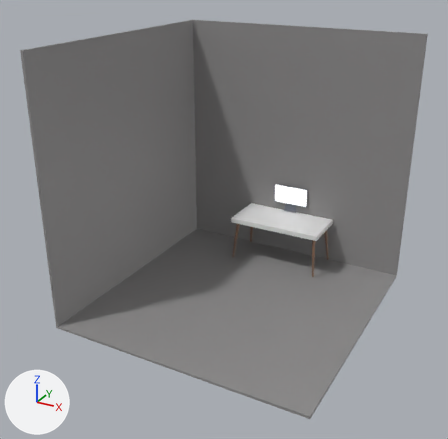
Renders of the Blender file blendergo/room.blend from each side of a commit.
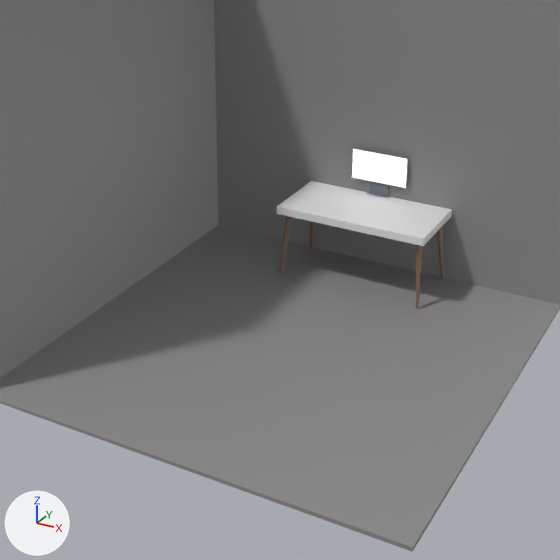
Each version is shown whole from a 50 mm camera at (4.91, -9.58, 6.46) aimed at (-0.15, -0.36, 1.85), then close up on the part from 16% to 88% of the width and 22% to 97% of the height. Arrows for +X, +Y and +Z are at lower left; the lights stay in place.

In view in the first close-up: '平面', '柱体', '立方体', '立方体.001'.
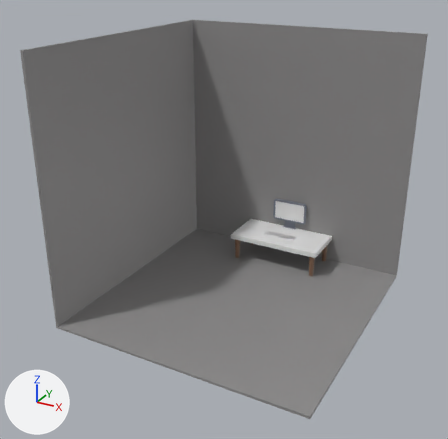
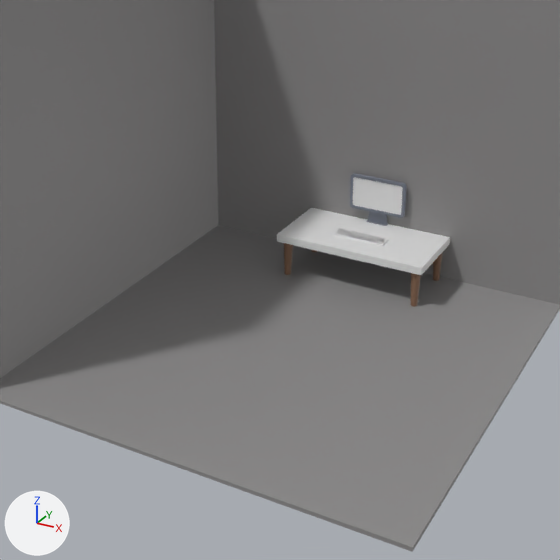
Edits to the bpy script that builds the scene:
```text
Add mat_02_v2:
    mat_02_v2 = principled_material('02-v2')
    mat_02_v2.base_color = (0.8, 0.8, 0.8)  # white #e7e7e7
Change me_柱体:
    used by ob_柱体; parent = ob_立方体; location = (-1.331, 3.322, 1.316); rotation_euler = (0.0, 3.142, 0.0), in degrees (0, 180, 0); scale = (0.5, 1.0, 1.0)
    remove me_柱体.from_pydata(...)  # 64 vertices, 34 faces; spans x -0.11..0.28, y -0.29..0.11, z -0.41..1.33
    add me_柱体.from_pydata(...)  # 64 vertices, 34 faces; spans x -1.43..-1.23, y 3.1..3.35, z 0.74..1.72
    me_柱体 part 1: 64 of 64 vertices moved; they spanned x -0.11..0.28, y -0.29..0.11, z -0.41..1.33 and now span x -1.43..-1.23, y 3.1..3.35, z 0.74..1.72; mean shift (-1.44, 3.33, 0.77); largest move (0.1, 0.02, -0.41) -> (-1.43, 3.25, 1.72)
Change me_立方体_001:
    used by ob_立方体_001; location = (0.0, 2.44, 1.38)
    remove me_立方体_001.from_pydata(...)  # 40 vertices, 38 faces; spans x -0.388..0.388, y -0.013..0.038, z -0.376..0.21
    add me_立方体_001.from_pydata(...)  # 180 vertices, 198 faces; spans x -0.388..0.388, y 2.407..2.475, z 0.594..1.246
    me_立方体_001 part 2: the whole mesh is rebuilt
    me_立方体_001 part 3
    96 vertices are added at x -0.388..0.388, y 2.407..2.475, z 0.594..1.246
    36 new vertices lie (0.0, 0.045, 0.0) away from vertices in x -0.388..0.388, y 2.407, z 0.76..1.246
    36 new vertices lie (0.0, 0.016, 0.0) away from vertices in x -0.348..0.348, y 2.407, z 0.8..1.206
    6 new vertices lie (0.288, 0.0, 0.0) away from vertices in x -0.144, y 2.423..2.475, z 0.594..0.601
    6 new vertices lie (0.156, 0.0, 0.0) away from vertices in x -0.078, y 2.452..2.475, z 0.955..1.04
    197 new faces join them, mat_材质_003 (grey #747a87)
    1 new face joins them, mat_材质_004 (grey #bbbbbb)
Add me_立方体_004:
    me_立方体_004.from_pydata(...)  # 96 vertices, 75 faces; spans x -0.334..0.334, y -0.077..0.077, z -0.014..-0.005
Add me_立方体_003:
    me_立方体_003.from_pydata(...)  # 16 vertices, 14 faces; spans x -0.351..0.351, y -0.093..0.093, z -0.029..0.001
Add me_02_v2:
    me_02_v2.from_pydata([(-0.694, -0.5, 0.0), (0.694, -0.5, 0.0), (-0.694, 0.5, 0.0), (0.694, 0.5, 0.0)], [], [(0, 1, 3, 2)])
    me_02_v2.materials.append(mat_02_v2)  # its picture is missing
Change ob_立方体:
    ob_立方体.location: (0.0, 1.99, 0.94) -> (0.0, 2.0, 0.54)
Change ob_柱体:
    ob_柱体.rotation_euler: (0.0, 3.142, 0.0) -> (0.0, 0.0, 0.0)  # degrees (0, 180, 0) -> degrees (0, 0, 0)
    ob_柱体.scale: (0.5, 1.0, 1.0) -> (1.0, 1.0, 1.0)
    ob_柱体.location: (-1.331, 3.322, 1.316) -> (0.0, 0.0, 0.0)
Change ob_立方体_001:
    ob_立方体_001.location: (0.0, 2.44, 1.38) -> (0.0, 0.0, 0.0)
Add ob_立方体_003:
    ob_立方体_003 = bpy.data.objects.new('立方体.003', me_立方体_004)
    ob_立方体_003.location = (-0.01, 1.93, 0.62)
Add ob_立方体_002:
    ob_立方体_002 = bpy.data.objects.new('立方体.002', me_立方体_003)
    ob_立方体_002.location = (-0.01, 1.93, 0.62)
Add ob_02_v2:
    ob_02_v2 = bpy.data.objects.new('02-v2', me_02_v2)
    ob_02_v2.location = (0.0, 2.42, 1.0)
    ob_02_v2.rotation_euler = (1.571, 0.0, 0.0)  # degrees (90, 0, 0)
    ob_02_v2.scale = (0.511, 0.442, 0.336)
    _m = ob_02_v2.modifiers.new('缩裹', 'SHRINKWRAP')
    _m.target = ob_立方体_001
    _m.offset = 0.01
```

What differs and where, as boxes [x1, y1, x2, y2] in the close-ups (560 x 560 px):
'立方体', moved: before [277, 181, 452, 246]; after [277, 208, 450, 275]
'立方体.001', reshaped, moved (8% taller): before [351, 148, 408, 197]; after [350, 173, 407, 226]
'02-v2', added: after [353, 177, 403, 215]
'柱体', reshaped, moved, turned, rescaled: before [279, 216, 444, 308]; after [284, 243, 443, 307]
'立方体.002', added: after [333, 228, 389, 246]
'立方体.003', added: after [338, 229, 386, 244]
part 2 of me_立方体_001, deleted: before [351, 148, 408, 197]
part 3 of me_立方体_001, added: after [350, 173, 407, 226]
